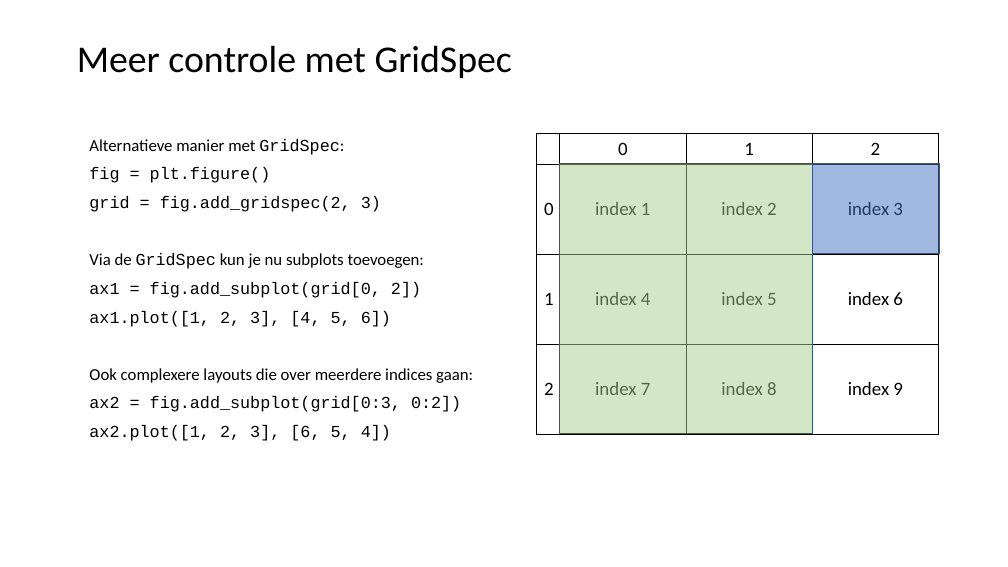
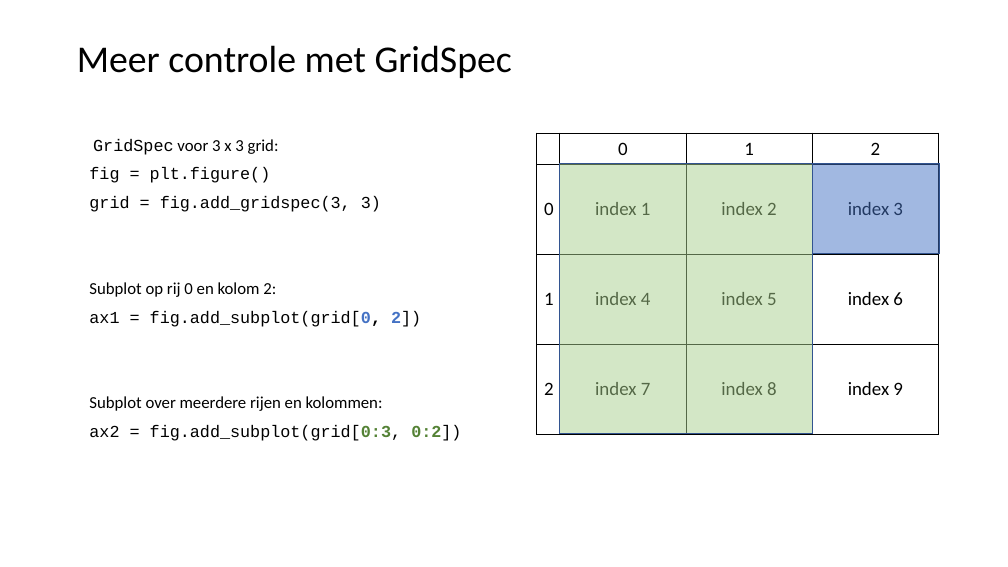
Before and after one commit to LFKoning/knowledge-sharing, a slide deck: slide 32 of python_trainees/3_pandas_plotting/python_traineeship_3.pptx (slide 28 before the commit). Drawn at 1008x567 pixels with LibreOffice and Linux fonts; fonts in the diff are those of the drawing. Boxes give left, top, right and bottom in pixels: in the first picture for what was removed or moved away, otherwise in the second. Text is boxed around its words. In the diff, an @@ line names an element or a change of style, - is before the commit and + after.

```diff
--- a/python_trainees/3_pandas_plotting/python_traineeship_3.pptx
+++ b/python_trainees/3_pandas_plotting/python_traineeship_3.pptx
@@ text at box(93, 139, 279, 155): text changed @@
-Alternatieve manier met GridSpec:
+GridSpec voor 3 x 3 grid:
@@ text at box(89, 196, 381, 297): text changed @@
-grid = fig.add_gridspec(2, 3)
-Via de GridSpec kun je nu subplots toevoegen:
+grid = fig.add_gridspec(3, 3)
+Subplot op rij 0 en kolom 2:
@@ text at box(89, 311, 461, 441): text colour #000000 to #4472C4 in "fig.add_subplot(grid[0, 2])"; bold on in "fig.add_subplot(grid[0, 2])", "fig.add_subplot(grid[0:3, 0:2])"; text colour #000000 to #548235 in "fig.add_subplot(grid[0:3, 0:2])" @@
@@ text at box(89, 396, 383, 411): text changed @@
-ax1.plot([1, 2, 3], [4, 5, 6])
-Ook complexere layouts die over meerdere indices gaan:
+Subplot over meerdere rijen en kolommen:
@@ text at box(89, 425, 391, 441): paragraph removed @@
-ax2.plot([1, 2, 3], [6, 5, 4])
```
Also in this commit, not shown: 14 other slides changed, 8 slides added, 2 slides removed, 17 other files.
